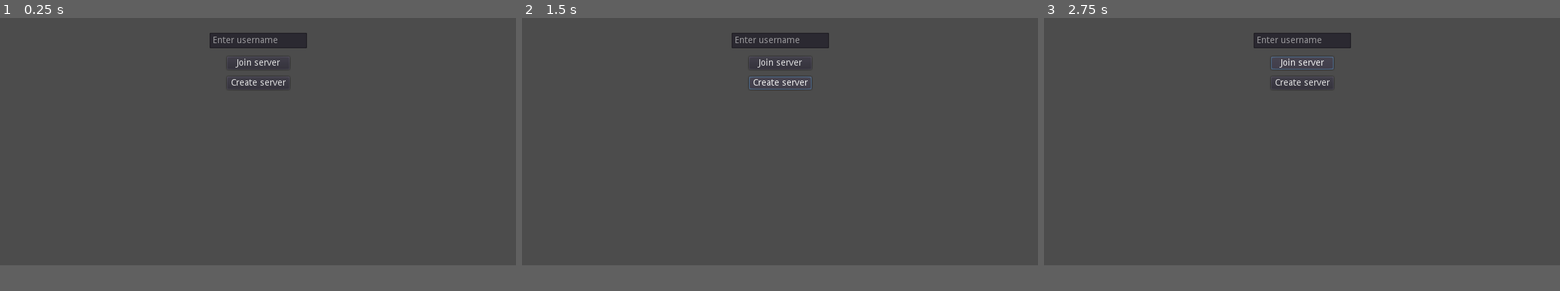
Above: before the commit, frames 1-3 (left to right).
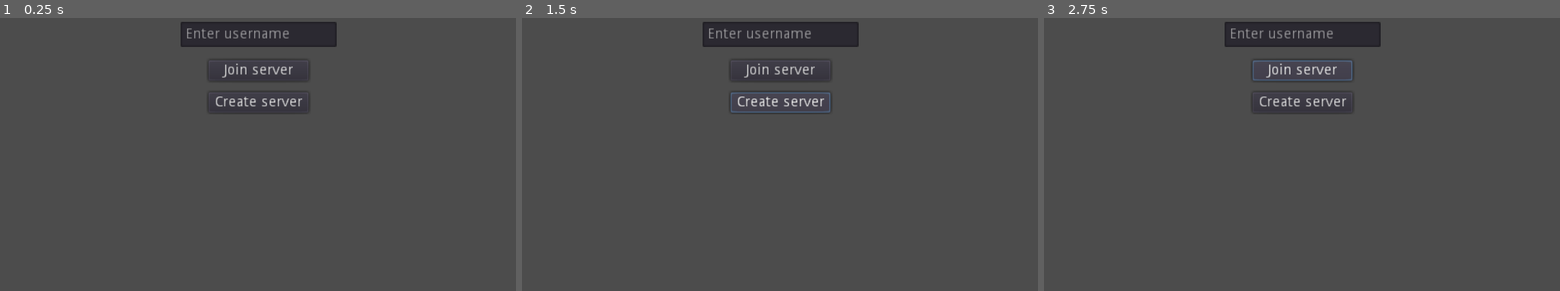
Above: after the commit, the same moments.

Repository: Rinkachirukuki/CityGame
Game: Godot game, scene res://Network/Network_setup.tscn
Two runs of this game, one before a commit and one after it. Both use one fixed random seed, a clock stepped at 60 frames per second and the inputs below.
Inputs (mouse positions are in pixels of both pictures, inside the frame that each line leads up to):
- Up to frame 1 (0.25 s): no input
- Up to frame 2 (1.5 s): tap Enter at 0.5 s; move the mouse to (893, 53) at 0.52 s; press the mouse at (893, 53) at 0.53 s; hold Right (ui_right) 0.53-1.25 s; release the mouse at (893, 53) at 1.25 s; click "Create server" at 1.25 s
- Up to frame 3 (2.75 s): click "Join server" at 2 s
The window is 800x600 before the commit and 800x640 after it. Grey fills any space a smaller window leaves; there, only what the larger window draws over its background counts as a difference.

The runs differ from the first frame. In frame 1, 2.8% of the frame differs, in the area x 35-66%, y 1-35%; in frame 2, 3.0%; in frame 3, 3.0%.
Error in both runs: Invalid get index '3' (on base: 'Array'). (res://Network/network.gd:22)

Commit message:
Resolution decrease

Diff:
--- a/Network/Network_setup.tscn
+++ b/Network/Network_setup.tscn
@@ -91,19 +91,19 @@
 position = Vector2( 99.7806, 153.235 )
 
 [node name="2" type="Position2D" parent="Spawn_locations"]
-position = Vector2( 401.895, 147.151 )
+position = Vector2( 259.067, 97.7619 )
 
 [node name="3" type="Position2D" parent="Spawn_locations"]
-position = Vector2( 669.956, 149.671 )
+position = Vector2( 408.327, 137.657 )
 
 [node name="4" type="Position2D" parent="Spawn_locations"]
-position = Vector2( 694.901, 489.994 )
+position = Vector2( 417.255, 312.46 )
 
 [node name="5" type="Position2D" parent="Spawn_locations"]
-position = Vector2( 399.428, 493.558 )
+position = Vector2( 267.279, 341.386 )
 
 [node name="6" type="Position2D" parent="Spawn_locations"]
-position = Vector2( 110.471, 489.994 )
+position = Vector2( 101.127, 320.469 )
 [connection signal="pressed" from="Multiplayer_configure/b_Create_server" to="." method="_on_b_Create_server_pressed"]
 [connection signal="pressed" from="Multiplayer_configure/b_Join_server" to="." method="_on_b_Join_server_pressed"]
 [connection signal="pressed" from="UI/b_Start_game" to="." method="_on_b_Start_game_pressed"]
--- a/project.godot
+++ b/project.godot
@@ -26,7 +26,8 @@
 
 [display]
 
-window/size/width=800
+window/size/width=500
+window/size/height=400
 window/size/test_width=800
 window/size/test_height=600
 window/stretch/mode="2d"
@@ -108,6 +109,17 @@
 2d_physics/layer_3="PlayerHurtbox"
 2d_physics/layer_4="EnemyHurtbox"
 
+[network]
+
+limits/websocket_client/max_in_buffer_kb=128
+limits/websocket_client/max_in_packets=2048
+limits/websocket_client/max_out_buffer_kb=128
+limits/websocket_client/max_out_packets=2048
+limits/websocket_server/max_in_buffer_kb=128
+limits/websocket_server/max_in_packets=2048
+limits/websocket_server/max_out_buffer_kb=128
+limits/websocket_server/max_out_packets=2048
+
 [rendering]
 
 environment/default_environment="res://default_env.tres"
